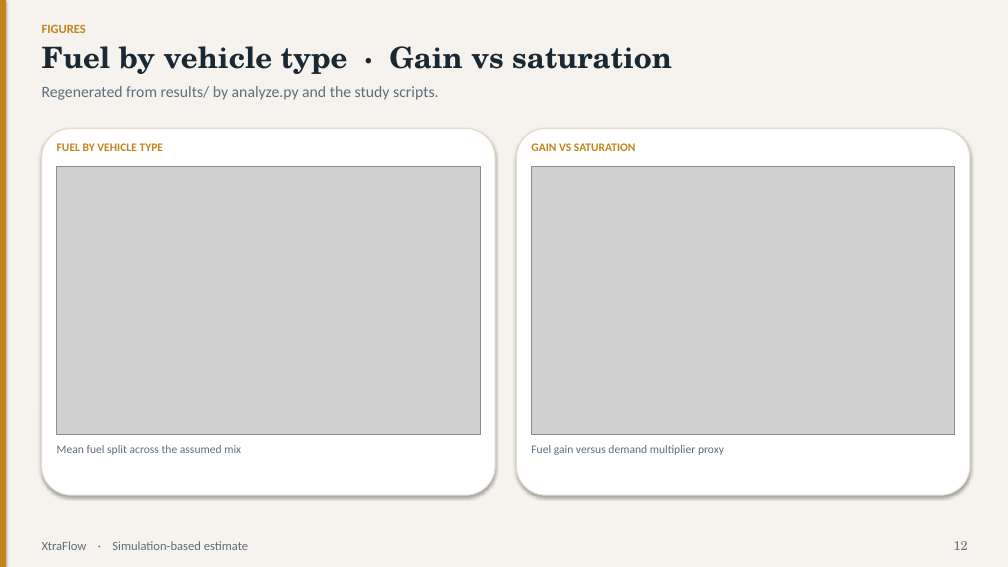
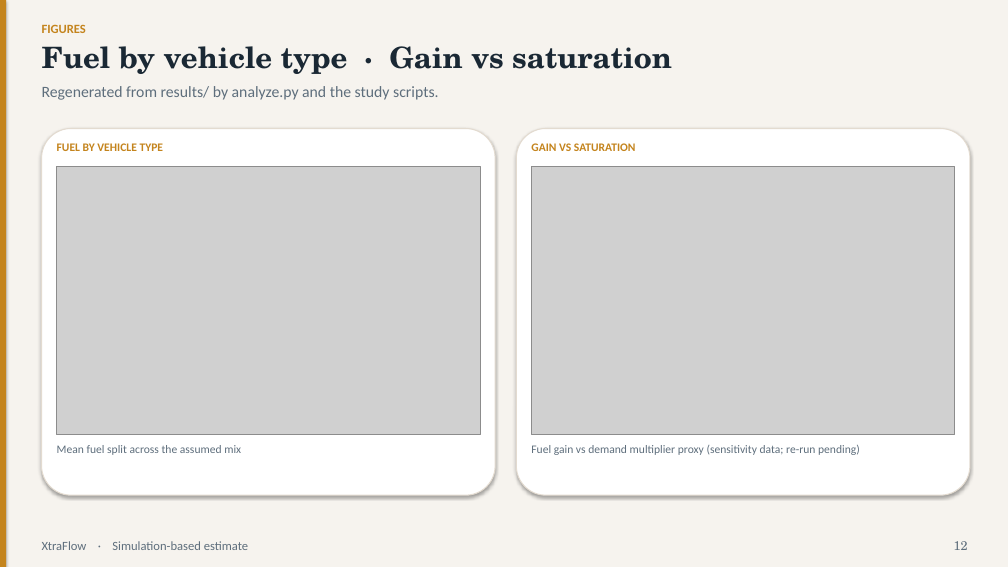
Before and after one commit to couder-04/XtraFlow, a slide deck: slide 12 of results/deck.pptx. Drawn at 1008x567 pixels with LibreOffice and Linux fonts; fonts in the diff are those of the drawing; grey boxes stand for pictures. Boxes give left, top, right and bottom in pixels: in the first picture for what was removed or moved away, otherwise in the second. Text is boxed around its words. In the diff, an @@ line names an element or a change of style, - is before the commit and + after.

Commit message:
Tighten safety and sensitivity caveats in STATE and the deck.
Flag that raw_runs predates controller edits, soften the safety/scaling slides, and regenerate deck.pptx.

```diff
--- a/results/deck.pptx
+++ b/results/deck.pptx
@@ text at [531, 445, 860, 455]: text changed @@
-Fuel gain versus demand multiplier proxy
+Fuel gain vs demand multiplier proxy (sensitivity data; re-run pending)
```
Also in this commit, not shown: 2 other slides changed, 2 other files.
